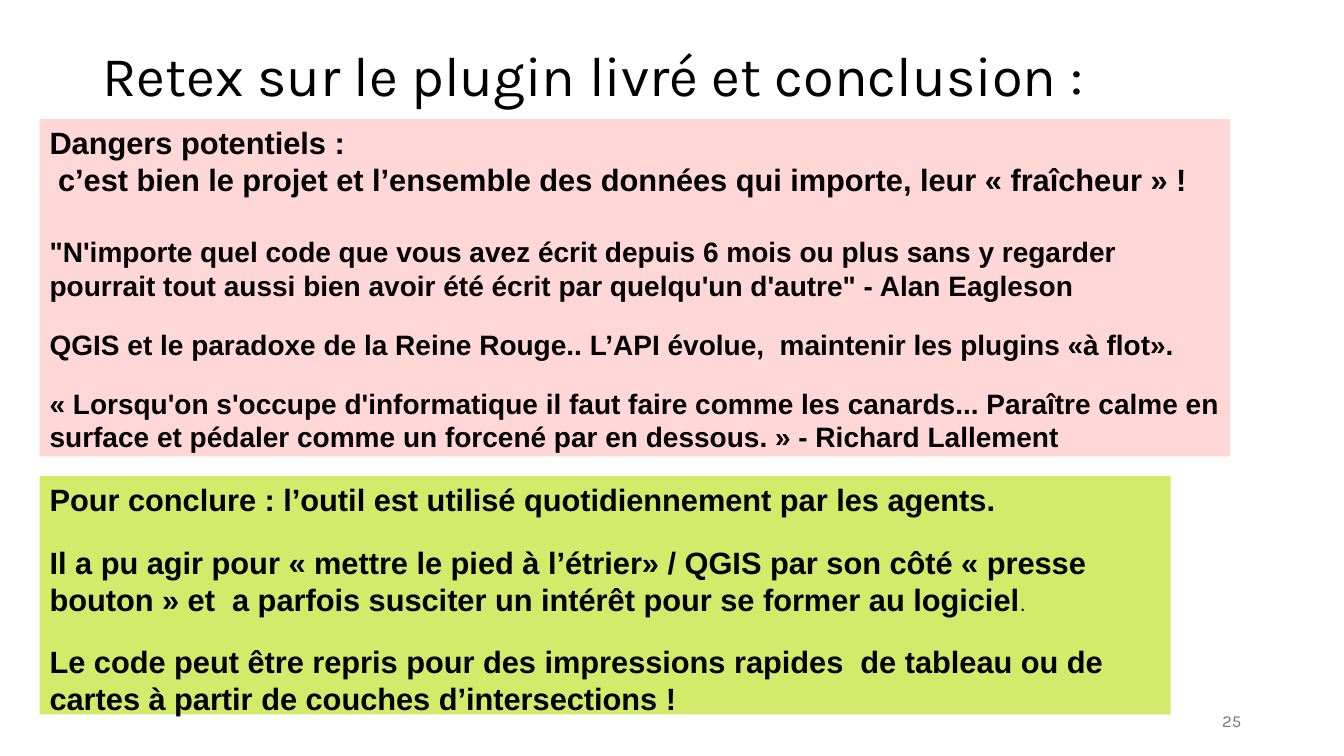
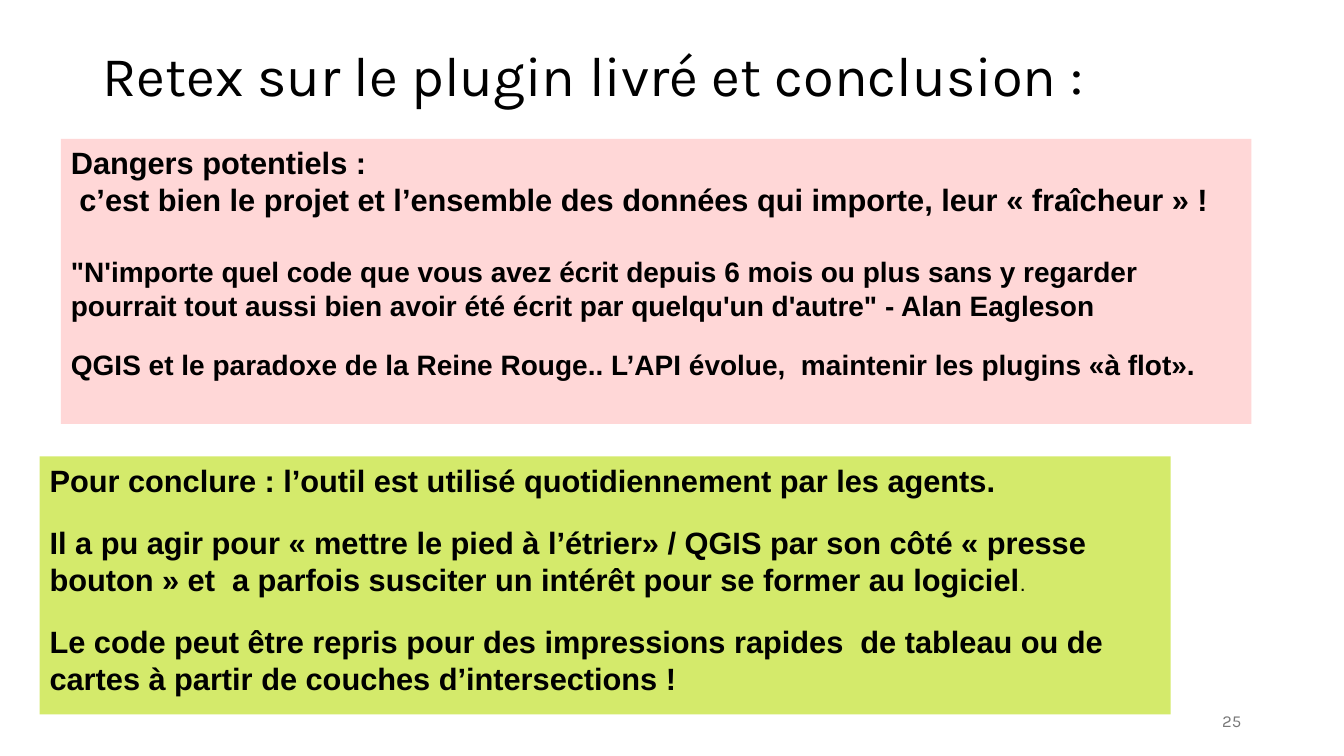
Before and after one commit to tomflyjc/Instruction_ADS, a slide deck: slide 25 of plugin_Instruction_ADS.odp. Drawn at 1344x756 pixels with LibreOffice and Linux fonts; fonts in the diff are those of the drawing. Boxes give left, top, right and bottom in pixels: in the first picture for what was removed or moved away, otherwise in the second. Text is boxed around its words. In the diff, an @@ line names an element or a change of style, - is before the commit and + after.

```diff
--- a/plugin_Instruction_ADS.odp
+++ b/plugin_Instruction_ADS.odp
@@ rectangle "Dangers potentiels :": place and size @@
-rectangle "Dangers potentiels :" at (39, 119, 1230, 457)
+rectangle "Dangers potentiels :" at (62, 139, 1252, 424)
@@ text in rectangle at (50, 393, 1219, 452): paragraph removed @@
-« Lorsqu'on s'occupe d'informatique il faut faire comme les canards... Paraître calme en surface et pédaler comme un forcené par en dessous. » - Richard Lallement
@@ rectangle "Pour conclure : l’outil est ...": place and size @@
-rectangle "Pour conclure : l’outil est ..." at (39, 476, 1171, 714)
+rectangle "Pour conclure : l’outil est ..." at (39, 457, 1171, 715)
```
